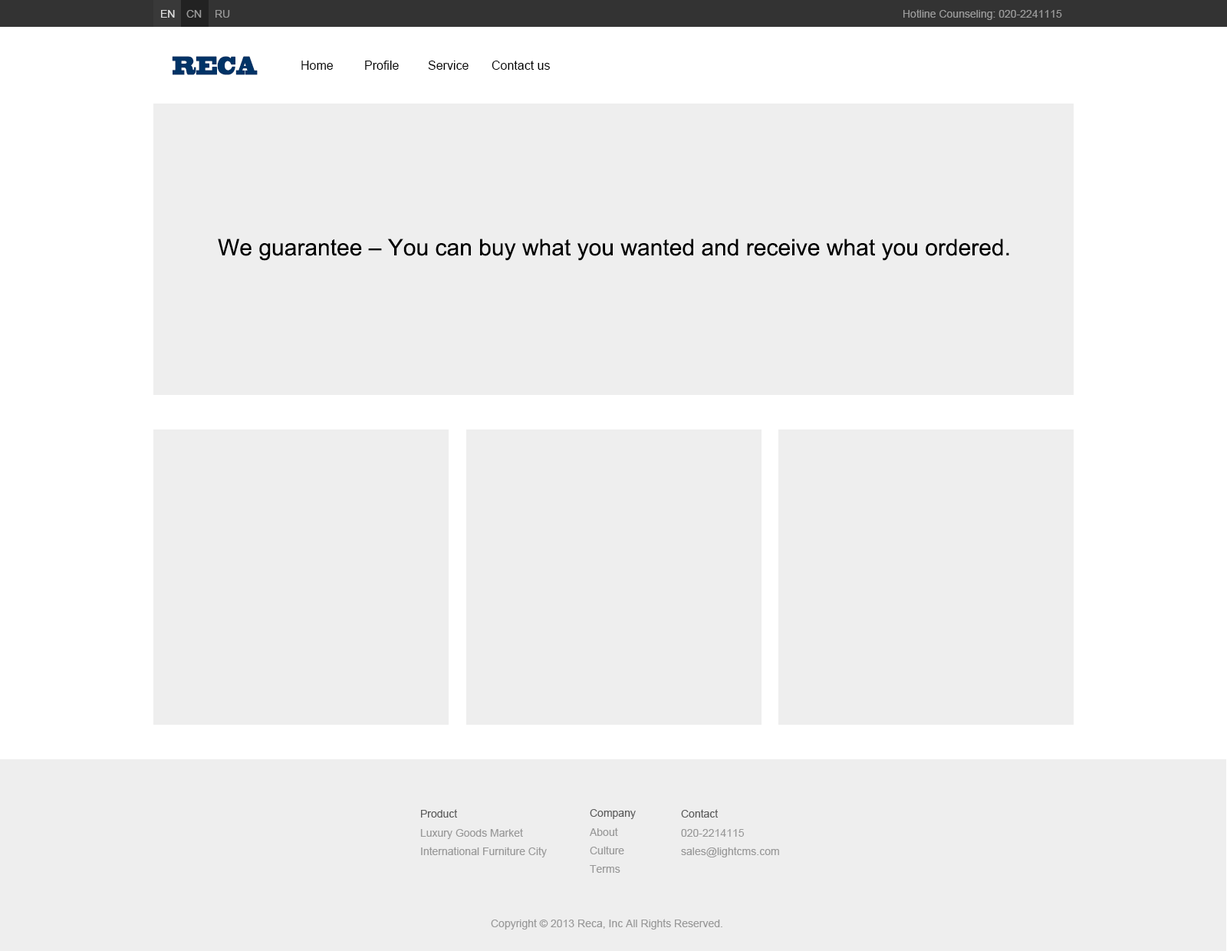
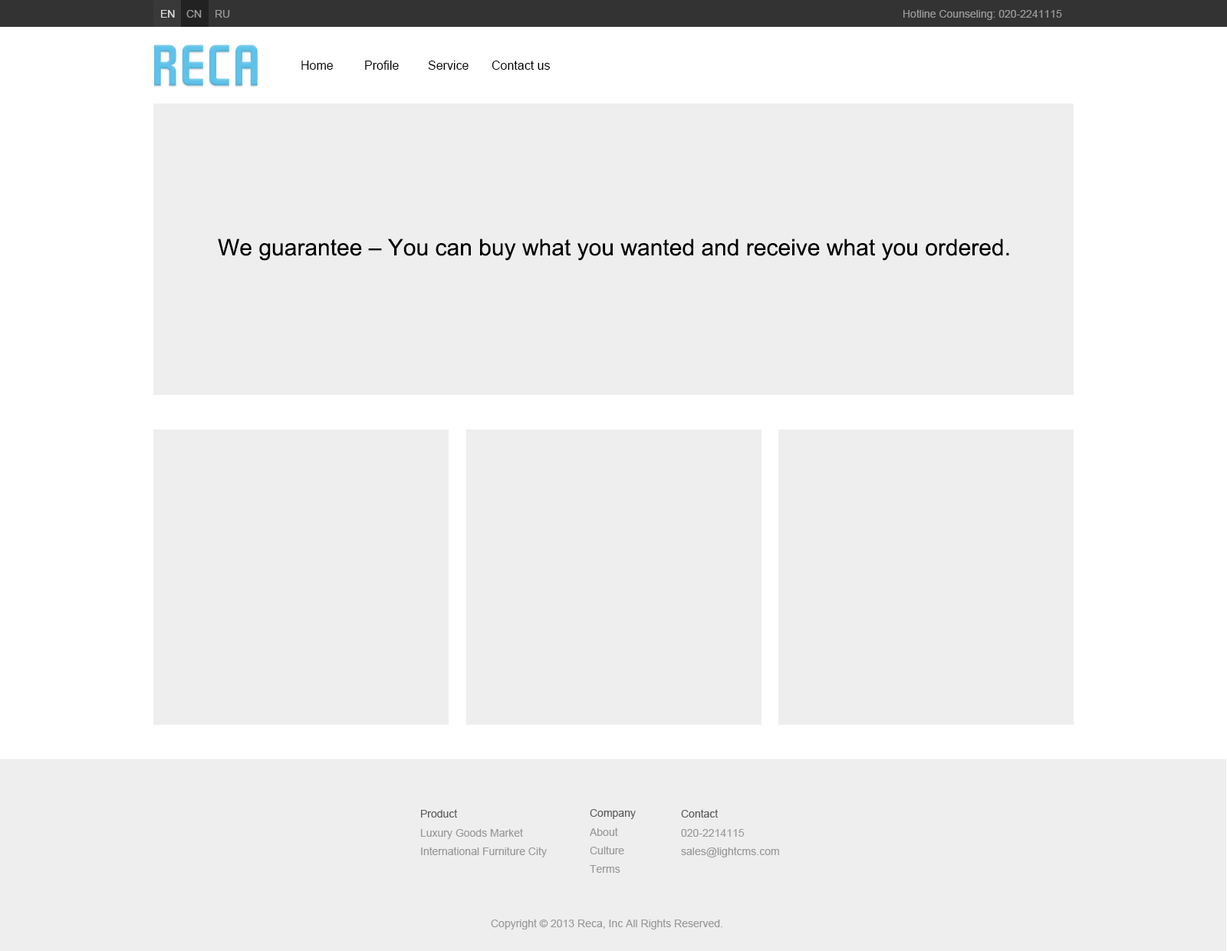
Layer changes from the first (1227, 951) image to the second:
added layer "RECA" in group "Header" over <box>154,44,258,86</box>
hid "Logo-RECA" over <box>171,56,258,76</box>
